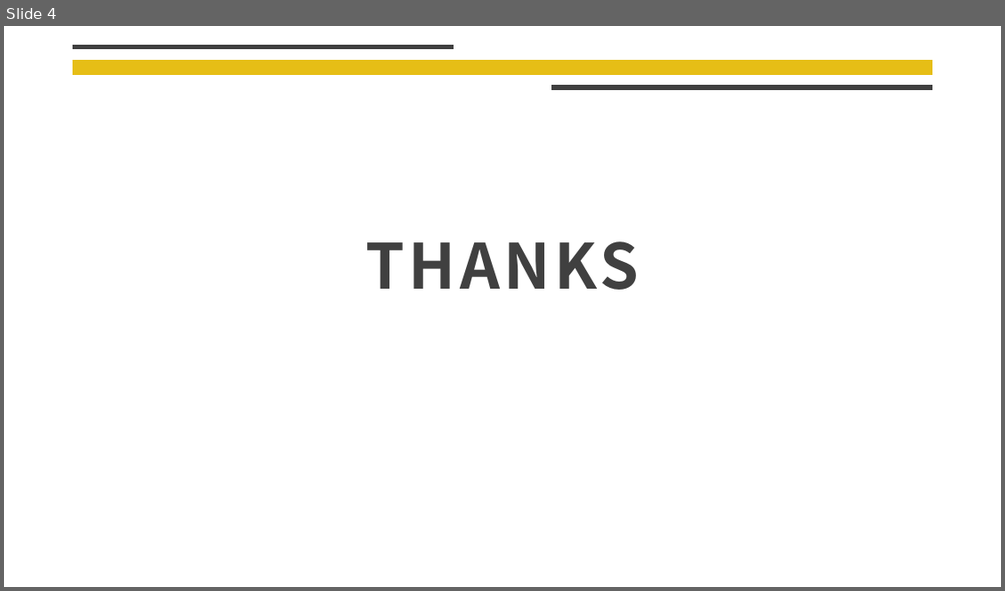
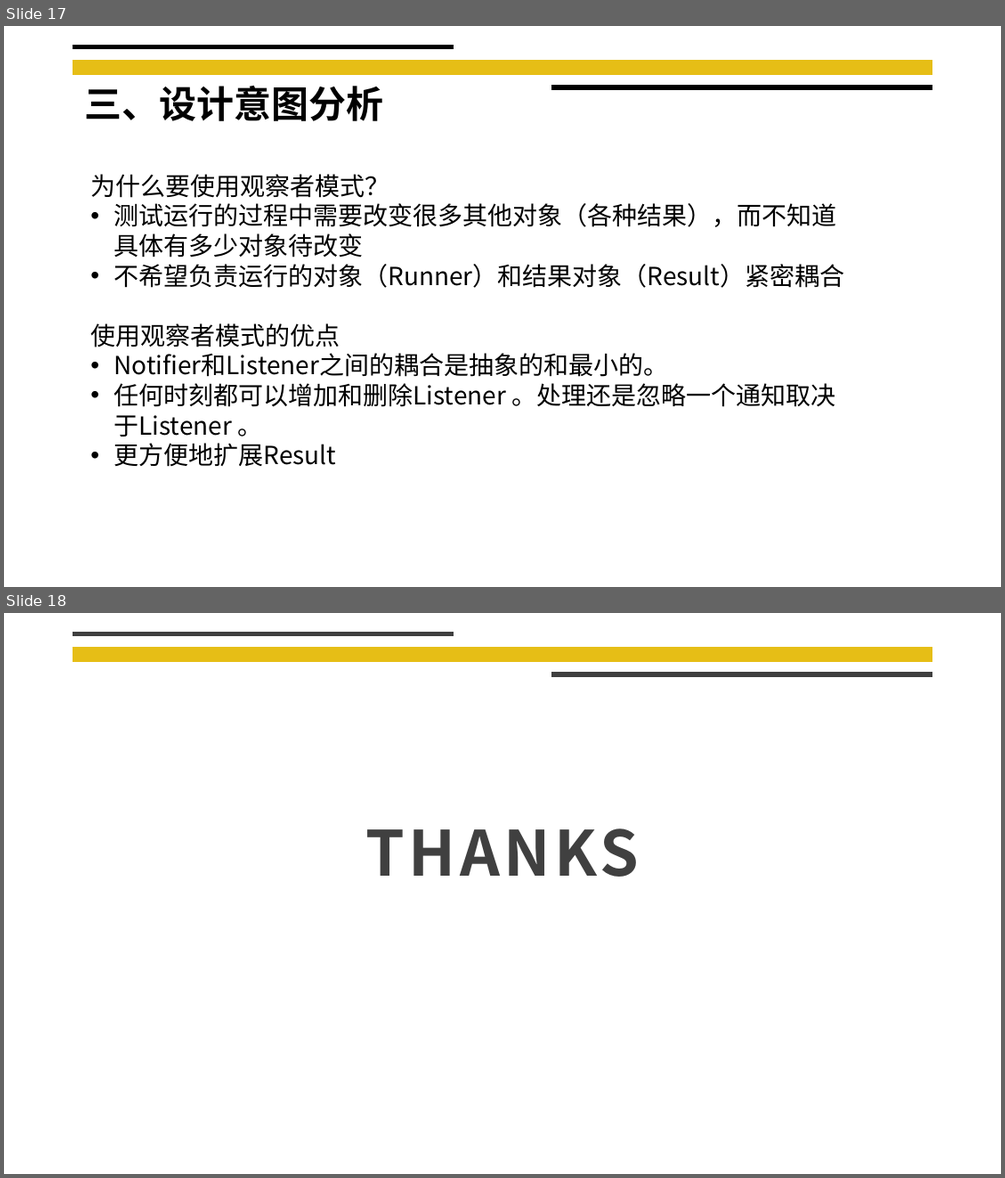
Before and after one commit to liangliang678/UCAS_OOP, a slide deck: Assignment2/课堂研讨.pptx. Shown one above the other, each under a label of ours: slide 4 before the commit, slides 17 and 18 after it. The pictures are 1005x591 and 1005x1178 pixels, drawn with LibreOffice and Linux fonts; fonts in the diff are those of the drawing; background and template pictures are left out. Boxes give left, top, right and bottom in pixels: in the first picture for what was removed or moved away, otherwise in the second. Text is boxed around its words. In the diff, an @@ line names an element or a change of style, - is before the commit and + after.

```diff
--- a/Assignment2/课堂研讨.pptx
+++ b/Assignment2/课堂研讨.pptx
@@ slide 17 added at box(4, 26, 1001, 587), background #FFFFFF; not listed: 1 template element that a slide beside it also shows @@
@@ line added from (73, 47) to (453, 47), #000000 4.5 pt @@
@@ text added at box(84, 86, 383, 121), 36 pt, text #000000, bold @@
+三、设计意图分析
@@ line added from (551, 87) to (933, 87), #000000 4.5 pt @@
@@ text added at box(90, 174, 845, 467), 24 pt, text #000000 @@
+为什么要使用观察者模式？
+• 测试运行的过程中需要改变很多其他对象（各种结果），而不知道具体有多少对象待改变
+• 不希望负责运行的对象（Runner）和结果对象（Result）紧密耦合
+使用观察者模式的优点
+• Notifier和Listener之间的耦合是抽象的和最小的。
+• 任何时刻都可以增加和删除Listener 。处理还是忽略一个通知取决于Listener 。
+• 更方便地扩展Result
@@ what was slide 4 is now slide 18 @@
```
Also in this commit, not shown: 3 slides changed, 13 other slides added.
